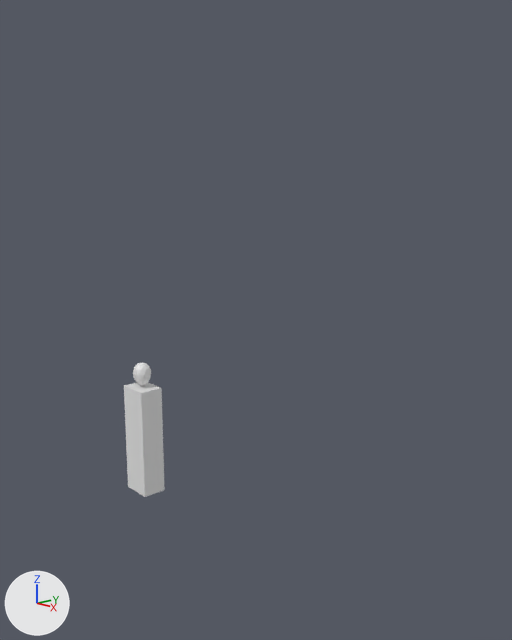
What one commit did to the Blender file Vegetation/trees.blend.
One viewpoint serves both versions: a camera (50 mm lens) standing at (5.21, -4.65, 4.13) and looking at (-0.17, 0.18, 2.53). The lights are fixed; the arrows at lower left show +X, +Y and +Z.

The first picture shows 'CharacterSize'.
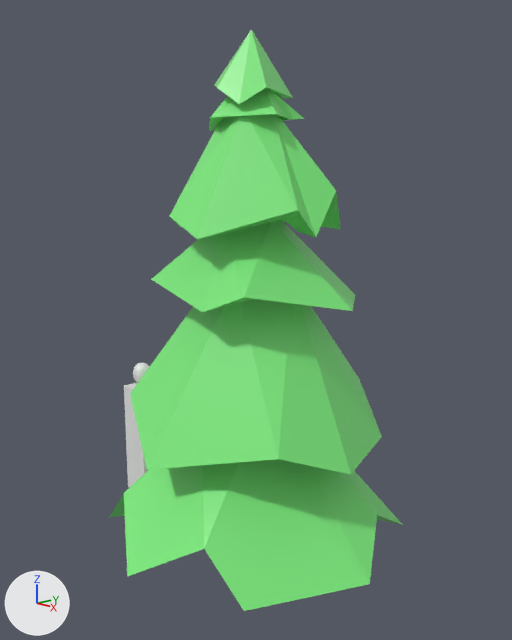
Pixel boxes (x1, y1, x2, y2) of what changed, in the pictures (512 x 640 px):
'SmoothPineTree', added (green)
    after: (109, 29, 403, 611)
'CharacterSize', unchanged, covered by the edit
    before: (124, 363, 165, 497)
    after: (124, 363, 150, 488)

The change in detail:
Mesh me_cylinder_001 is new.
It has 138 vertices, 180 faces and spans x -1.58..1.58, y -1.58..1.58, z 0.0..4.18.
It uses material mat_material (picture img_craztad_basic_8x8_palette_png).
Object 'SmoothPineTree' (ob_smoothpinetree) is new; it shows me_cylinder_001.
Its location is (0.0, 0.0, 0.0).
Its scale is (1.0, 1.0, 1.28).
